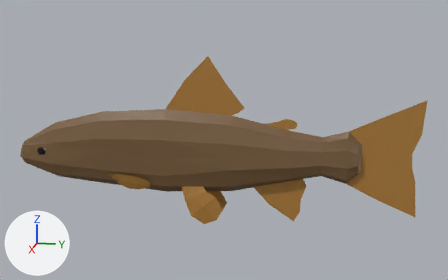
What one commit did to the FBX model Assets/Models/Animals/RiverTrout.fbx.
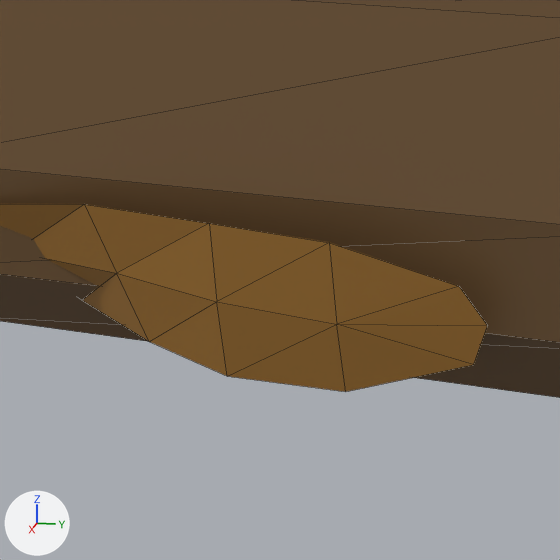
The first picture shows the older version from a camera (50 mm lens) standing at (0.758, 0.165, 0.19) and looking at (-0.004, 0.012, 0.0). The close-ups show the older and then the newer version on the part from 24% to 35% of the width and 56% to 73% of the height of that picture. Only the edits that show in the close-ups are written down. Lighting does not change. The marker at lower left points along +X, +Y and +Z. The close-ups show mesh edges as thin lines. Where no turn or scale is listed for an object, it has been applied to the vertices.

Names of what the first close-up shows: 'RiverTroutBody', 'RiverTroutFin6'.
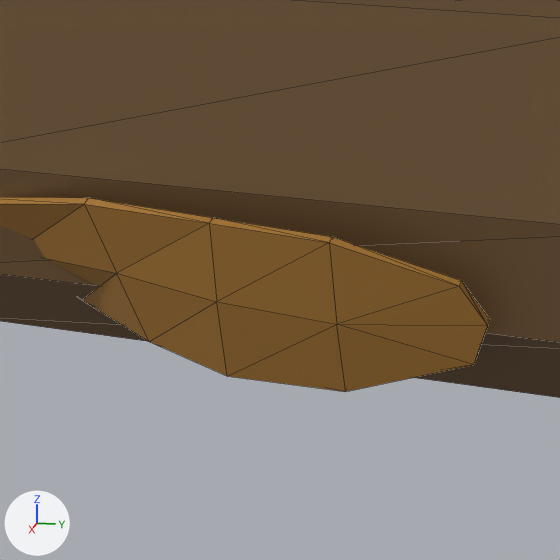
The newer file is also turned or shifted as a whole; pictures and numbers use the older file's frame.

Edits to the bpy script that builds the scene:
```text
Change me_plane_045:
    used by ob_rivertroutfin6; location = (0.0, 0.0, 0.0)
    remove me_plane_045.from_pydata(...)  # 30 vertices, 32 faces; spans x -0.0195..0.0195, y -0.1459..-0.0815, z -0.0691..-0.0474
    add me_plane_045.from_pydata(...)  # 60 vertices, 112 faces; spans x -0.0195..0.0195, y -0.1459..-0.0815, z -0.0691..-0.0469
    me_plane_045 part 1
    30 vertices are added at x -0.0184..0.0184, y -0.1457..-0.0815, z -0.0687..-0.0469
    80 new faces join them
```

What differs and where, as boxes [x1, y1, x2, y2] in the close-ups (560 x 560 px):
'RiverTroutFin6', reshaped
    before: [0, 204, 487, 392]
    after: [0, 197, 490, 392]
part 1 of me_plane_045, added
    after: [0, 197, 490, 361]
